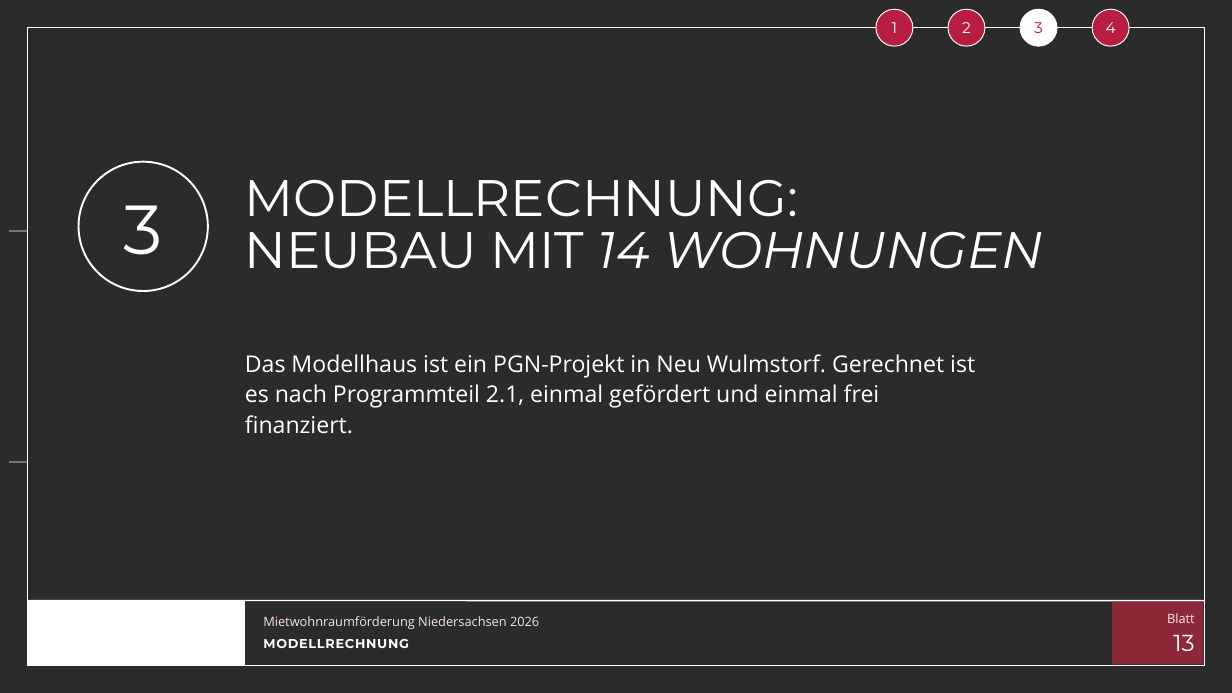
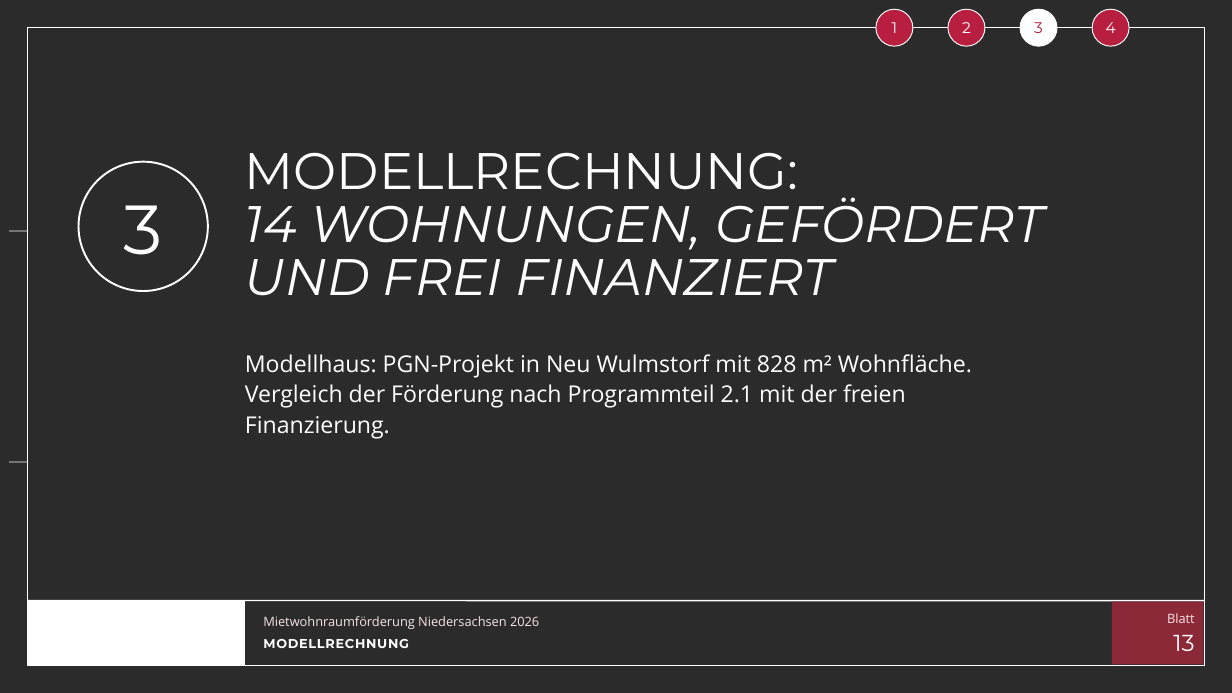
Before and after one commit to vgedaschko/NBank, a slide deck: slide 13 of praesentation/dist/PGN-Mietwohnraumfoerderung-Niedersachsen-2026-Vortrag.pptx. Drawn at 1232x693 pixels with LibreOffice and Linux fonts; fonts in the diff are those of the drawing; background and template pictures are left out; a plain dark background stands for a picture behind light text. Boxes give left, top, right and bottom in pixels: in the first picture for what was removed or moved away, otherwise in the second. Text is boxed around its words. In the diff, an @@ line names an element or a change of style, - is before the commit and + after.

```diff
--- a/praesentation/dist/PGN-Mietwohnraumfoerderung-Niedersachsen-2026-Vortrag.pptx
+++ b/praesentation/dist/PGN-Mietwohnraumfoerderung-Niedersachsen-2026-Vortrag.pptx
@@ title at <box>245,197,1044,296</box>: text changed @@
-NEUBAU MIT 14 WOHNUNGEN
+14 WOHNUNGEN, GEFÖRDERT
+UND FREI FINANZIERT
@@ text at <box>245,354,972,439</box>: text changed @@
-Das Modellhaus ist ein PGN-Projekt in Neu Wulmstorf. Gerechnet ist es nach Programmteil 2.1, einmal gefördert und einmal frei finanziert.
+Modellhaus: PGN-Projekt in Neu Wulmstorf mit 828 m² Wohnfläche. Vergleich der Förderung nach Programmteil 2.1 mit der freien Finanzierung.
```
Also in this commit, not shown: 11 other slides changed, 20 other files.
